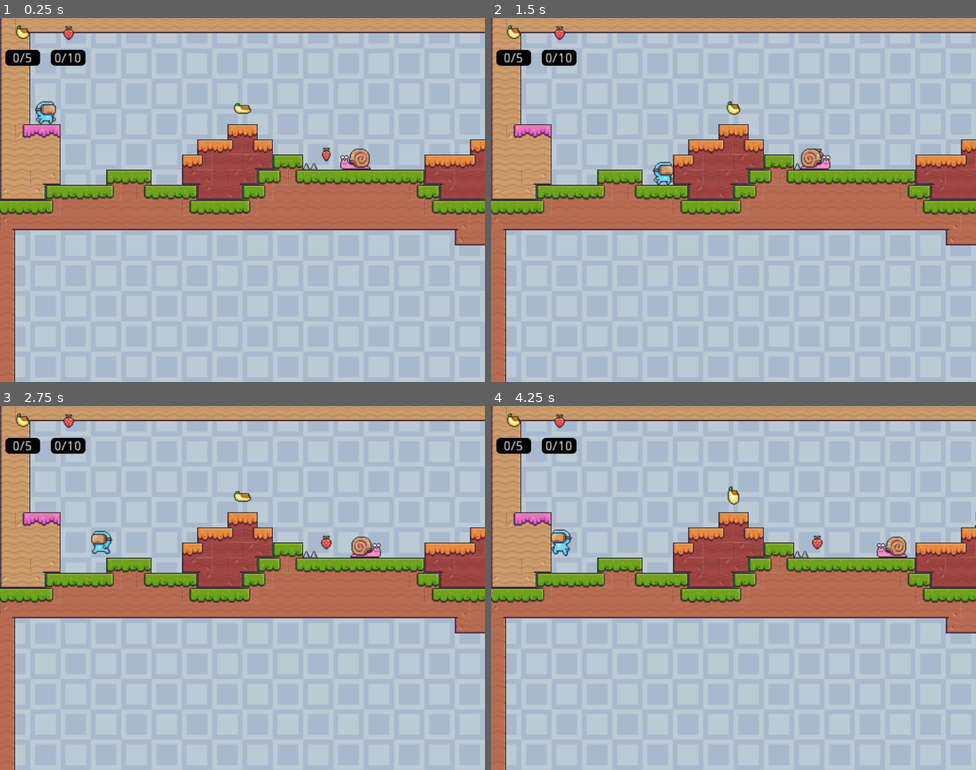
Above: before the commit, frames 1-4 (two rows, left to right).
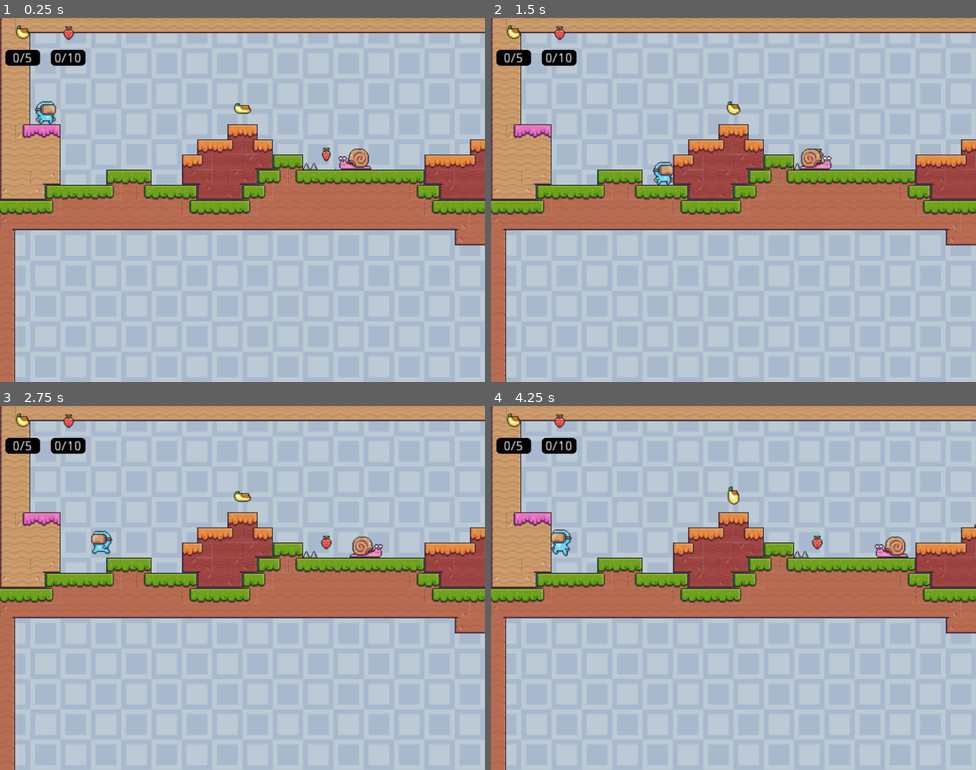
Above: after the commit, the same moments.

Repository: Andorbal/godot-codemash-2023
Game: Godot game, scene res://Scenes/Level/Level.tscn
The game is run twice, just before and just after one commit, with the same random seed, the same clock (stepped at 60 frames per second) and the same inputs. The project has no main scene, so this scene is started directly.
Inputs:
- Up to frame 1 (0.25 s): no input
- Up to frame 2 (1.5 s): tap Enter (ui_accept) at 0.5, 0.77 s; hold Right (ui_right) from 0.53 s (still down)
- Up to frame 3 (2.75 s): tap Enter (ui_accept) at 1.52 s; release Right (ui_right) at 2.03 s; hold Left (ui_left) from 2.03 s (still down)
- Up to frame 4 (4.25 s): keep holding Left (ui_left); tap Enter (ui_accept) at 3.02, 3.77 s

The runs differ from the first frame. In frame 1, 0.2% of the frame differs, in the area x 69-77%, y 35-42%; in frame 2, less than 0.1%; in frame 3, 0.2%, in the area x 72-80%, y 35-42%; in frame 4, 0.2%.

Commit message:
Fix snail animation

Diff:
--- a/Scenes/SnailEnemy/SnailEnemy.tres
+++ b/Scenes/SnailEnemy/SnailEnemy.tres
@@ -1,71 +1,71 @@
 [gd_resource type="SpriteFrames" load_steps=14 format=2]
 
-[ext_resource path="res://Assets/Art/Enemies/Snail/Idle (38x24).png" type="Texture" id=1]
+[ext_resource path="res://Assets/Art/Enemies/Snail/Snail without shell.png" type="Texture" id=1]
 [ext_resource path="res://Assets/Art/Enemies/Snail/Walk (38x24).png" type="Texture" id=2]
 
 [sub_resource type="AtlasTexture" id=1]
 flags = 4
-atlas = ExtResource( 2 )
+atlas = ExtResource( 1 )
 region = Rect2( 0, 0, 38, 24 )
 
 [sub_resource type="AtlasTexture" id=2]
 flags = 4
 atlas = ExtResource( 2 )
-region = Rect2( 38, 0, 38, 24 )
+region = Rect2( 0, 0, 38, 24 )
 
 [sub_resource type="AtlasTexture" id=3]
 flags = 4
 atlas = ExtResource( 2 )
-region = Rect2( 76, 0, 38, 24 )
+region = Rect2( 38, 0, 38, 24 )
 
 [sub_resource type="AtlasTexture" id=4]
 flags = 4
 atlas = ExtResource( 2 )
-region = Rect2( 114, 0, 38, 24 )
+region = Rect2( 76, 0, 38, 24 )
 
 [sub_resource type="AtlasTexture" id=5]
 flags = 4
 atlas = ExtResource( 2 )
-region = Rect2( 152, 0, 38, 24 )
+region = Rect2( 114, 0, 38, 24 )
 
 [sub_resource type="AtlasTexture" id=6]
 flags = 4
 atlas = ExtResource( 2 )
-region = Rect2( 190, 0, 38, 24 )
+region = Rect2( 152, 0, 38, 24 )
 
 [sub_resource type="AtlasTexture" id=7]
 flags = 4
 atlas = ExtResource( 2 )
-region = Rect2( 228, 0, 38, 24 )
+region = Rect2( 190, 0, 38, 24 )
 
 [sub_resource type="AtlasTexture" id=8]
 flags = 4
 atlas = ExtResource( 2 )
-region = Rect2( 266, 0, 38, 24 )
+region = Rect2( 228, 0, 38, 24 )
 
 [sub_resource type="AtlasTexture" id=9]
 flags = 4
 atlas = ExtResource( 2 )
-region = Rect2( 304, 0, 38, 24 )
+region = Rect2( 266, 0, 38, 24 )
 
 [sub_resource type="AtlasTexture" id=10]
 flags = 4
 atlas = ExtResource( 2 )
-region = Rect2( 342, 0, 38, 24 )
+region = Rect2( 304, 0, 38, 24 )
 
 [sub_resource type="AtlasTexture" id=11]
 flags = 4
-atlas = ExtResource( 1 )
-region = Rect2( 0, 0, 38, 24 )
+atlas = ExtResource( 2 )
+region = Rect2( 342, 0, 38, 24 )
 
 [resource]
 animations = [ {
-"frames": [ SubResource( 1 ), SubResource( 2 ), SubResource( 3 ), SubResource( 4 ), SubResource( 5 ), SubResource( 6 ), SubResource( 7 ), SubResource( 8 ), SubResource( 9 ), SubResource( 10 ) ],
+"frames": [ SubResource( 1 ) ],
 "loop": true,
 "name": "defeated",
 "speed": 20.0
 }, {
-"frames": [ SubResource( 11 ) ],
+"frames": [ SubResource( 2 ), SubResource( 3 ), SubResource( 4 ), SubResource( 5 ), SubResource( 6 ), SubResource( 7 ), SubResource( 8 ), SubResource( 9 ), SubResource( 10 ), SubResource( 11 ) ],
 "loop": true,
 "name": "walk",
 "speed": 20.0
